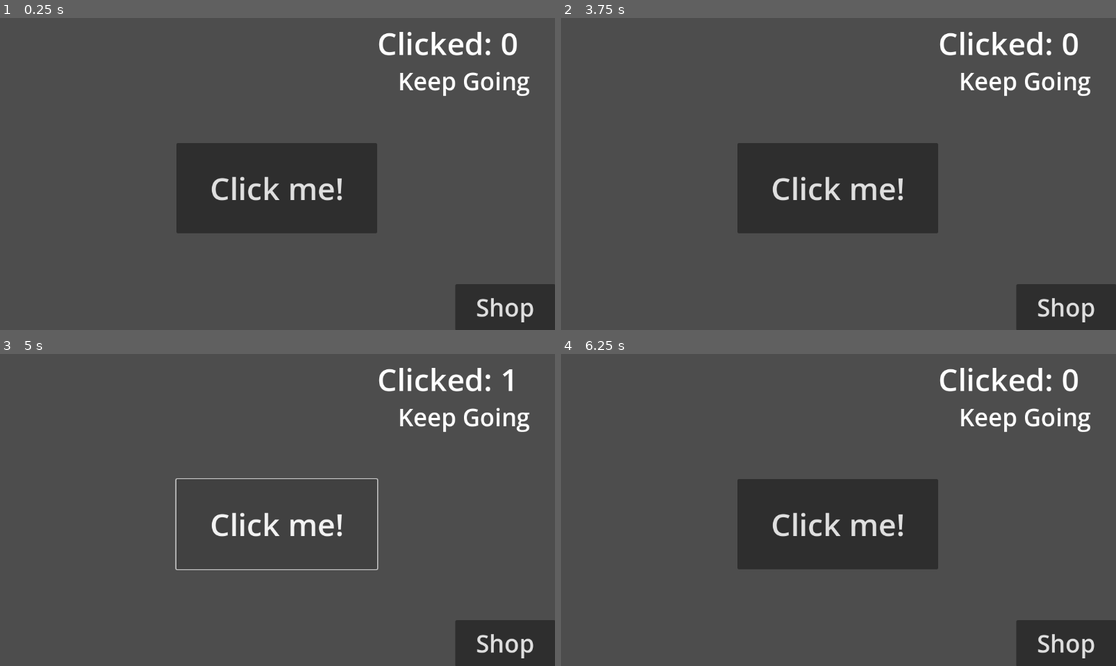
Above: before the commit, frames 1-4 (two rows, left to right).
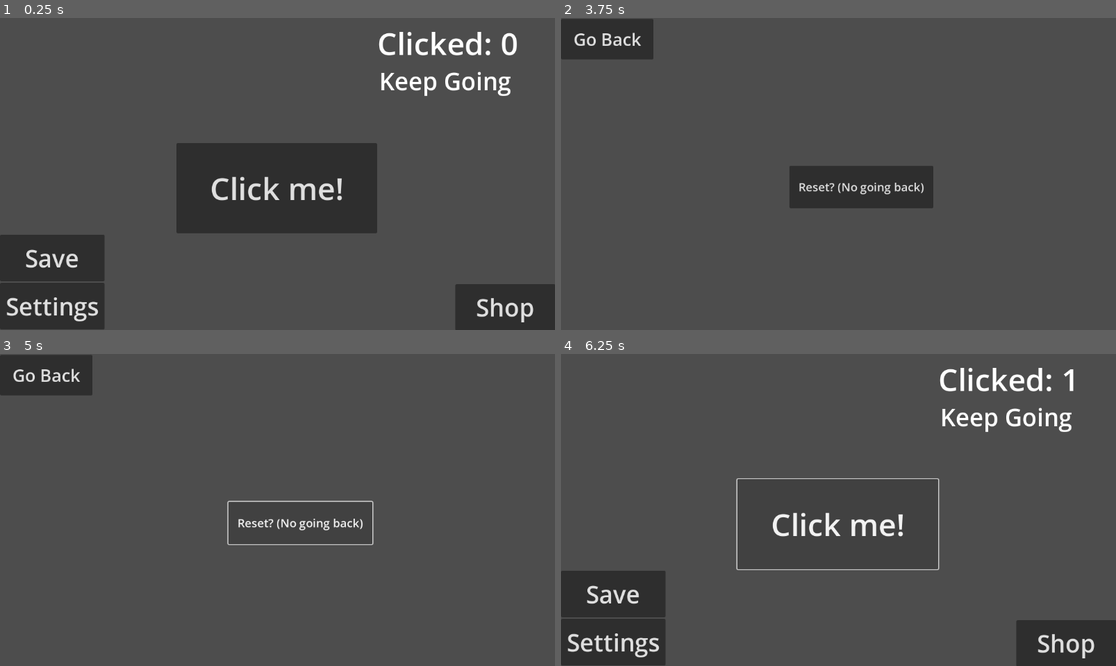
Above: after the commit, the same moments.

Repository: NotTacos2/interface-clicker
Game: Godot game, scene res://control.tscn
Two runs of this game, one before a commit and one after it. Both use one fixed random seed, a clock stepped at 60 frames per second and the inputs below.
Inputs (mouse positions are in pixels of both pictures, inside the frame that each line leads up to):
- Up to frame 1 (0.25 s): no input
- Up to frame 2 (3.75 s): click "Click me!" at 0.5 s; click "Shop" at 1.25 s; click "Go Back" at 2 s; click (610, 258) at 2.75 s, where only the run after the commit has a clickable "Save"; click (610, 305) at 3.5 s, where only the run after the commit has a clickable "Settings"
- Up to frame 3 (5 s): click "Click me!" (after the commit: "Reset? (No going back)") at 4.25 s
- Up to frame 4 (6.25 s): click "Shop" (after the commit: "Go Back") at 5 s; click "Go Back" (after the commit: "Click me!") at 5.75 s

The runs differ from the first frame. In frame 1, 6.4% of the frame differs, in the area x 0-96%, y 17-100%; in frame 2, 14%, in the area x 0-100%, y 0-100%; in frame 3, 7.3%; in frame 4, 6.9%.

Commit message:
today's work

Diff:
--- a/control.gd
+++ b/control.gd
@@ -1,12 +1,18 @@
 extends Control
-var amount = 0;
+var config = ConfigFile.new()
+var amount = 0
 
 # Called when the node enters the scene tree for the first time.
 func _ready() -> void:
 	$Button.pressed.connect(_buttonpressed)
 	$Button2.pressed.connect(_button2pressed)
+	$Button3.pressed.connect(_savebuttonpressed)
+	$Button4.pressed.connect(_settingsbuttonpressed)
 	print("Initalized!") # idk how to spell
-
+	var save = config.load("user://clicker.cfg")
+	if save == OK:
+		amount = config.get_value("player", "score")
+	$Label2.text = "Clicked: " + str(amount);
 
 func _buttonpressed():
 	amount += 1
@@ -18,3 +24,10 @@
 
 func _button2pressed():
 	get_tree().change_scene_to_file("res://shop.tscn")
+
+func _savebuttonpressed():
+	config.set_value("player", "score", amount)
+	config.save("user://clicker.cfg")
+
+func _settingsbuttonpressed():
+	get_tree().change_scene_to_file("res://settings.tscn")
--- a/control.tscn
+++ b/control.tscn
@@ -22,9 +22,9 @@
 
 [node name="Label3" type="Label" parent="."]
 layout_mode = 0
-offset_left = 826.0
+offset_left = 787.0
 offset_top = 96.0
-offset_right = 1225.0
+offset_right = 1186.0
 offset_bottom = 185.0
 theme_override_font_sizes/font_size = 50
 text = "Keep Going"
@@ -46,3 +46,19 @@
 offset_bottom = 649.0
 theme_override_font_sizes/font_size = 50
 text = "Shop"
+
+[node name="Button3" type="Button" parent="."]
+layout_mode = 0
+offset_top = 450.0
+offset_right = 217.0
+offset_bottom = 547.0
+theme_override_font_sizes/font_size = 50
+text = "Save"
+
+[node name="Button4" type="Button" parent="."]
+layout_mode = 0
+offset_top = 550.0
+offset_right = 217.0
+offset_bottom = 647.0
+theme_override_font_sizes/font_size = 50
+text = "Settings"
--- /dev/null
+++ b/settings.gd
@@ -0,0 +1,15 @@
+extends Control
+
+var config = ConfigFile.new()
+
+# Called when the node enters the scene tree for the first time.
+func _ready() -> void:
+	$Button.pressed.connect(_reset)
+	$Button2.pressed.connect(_goback)
+
+func _goback():
+	get_tree().change_scene_to_file("res://control.tscn")
+
+func _reset():
+	config.set_value("player", "score", 0)
+	config.save("user://clicker.cfg")
--- /dev/null
+++ b/settings.tscn
@@ -0,0 +1,29 @@
+[gd_scene load_steps=2 format=3 uid="uid://dksbidbrdpm3e"]
+
+[ext_resource type="Script" uid="uid://ds6mexv6addcj" path="res://settings.gd" id="1_x2hje"]
+
+[node name="Settings" type="Control"]
+layout_mode = 3
+anchors_preset = 15
+anchor_right = 1.0
+anchor_bottom = 1.0
+grow_horizontal = 2
+grow_vertical = 2
+script = ExtResource("1_x2hje")
+
+[node name="Button" type="Button" parent="."]
+layout_mode = 0
+offset_left = 474.0
+offset_top = 307.0
+offset_right = 773.0
+offset_bottom = 395.0
+theme_override_font_sizes/font_size = 24
+text = "Reset? (No going back)"
+
+[node name="Button2" type="Button" parent="."]
+layout_mode = 0
+offset_top = 2.0
+offset_right = 192.0
+offset_bottom = 86.0
+theme_override_font_sizes/font_size = 36
+text = "Go Back"
--- a/shop.gd
+++ b/shop.gd
@@ -1,5 +1,4 @@
 extends Control
-
 
 # Called when the node enters the scene tree for the first time.
 func _ready() -> void:
Not shown, added: settings.gd.uid
